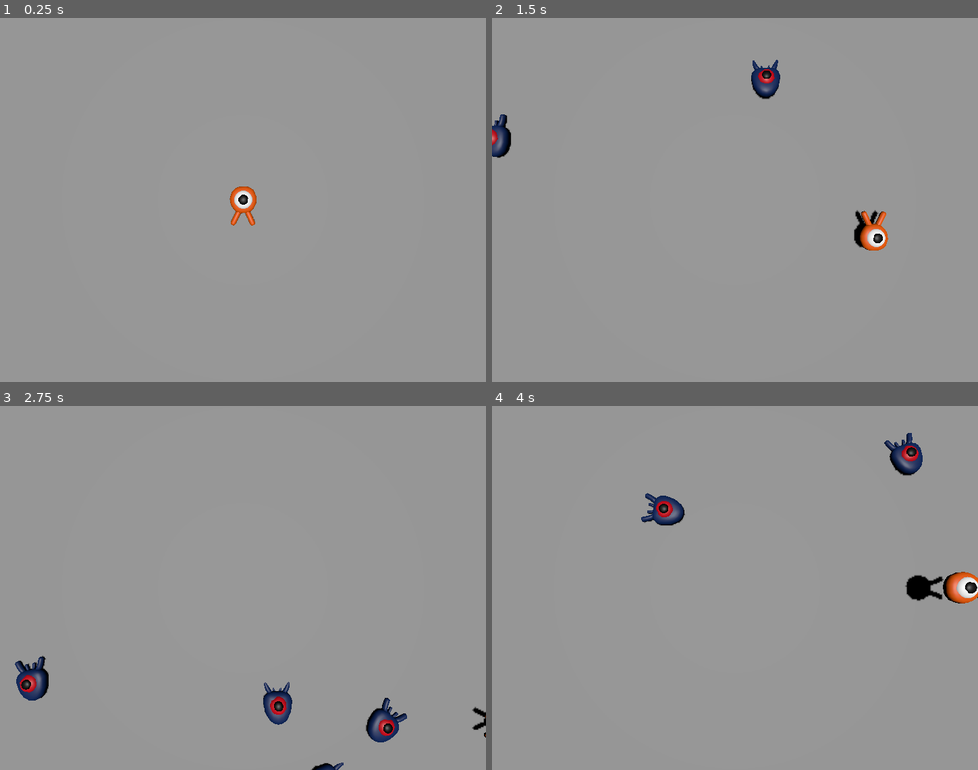
Above: before the commit, frames 1-4 (two rows, left to right).
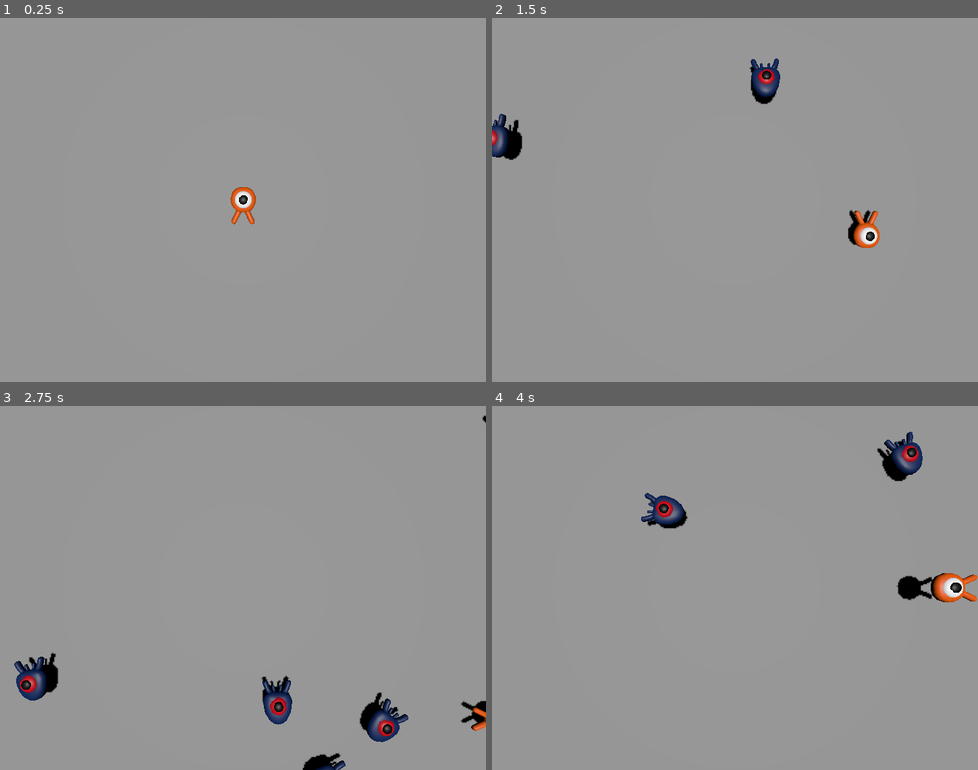
Above: after the commit, the same moments.

Repository: DChristenson/creeps_3d
Game: Godot game, scene res://main.tscn
Same seed, same stepped clock (60 frames per second), same inputs: the game is played once before the commit and once after it. The project has no main scene, so this scene is started directly.
Inputs:
- Up to frame 1 (0.25 s): no input
- Up to frame 2 (1.5 s): tap Enter at 0.5 s; hold D (move_right) 0.53-1.28 s; tap Space (jump) at 0.77 s; hold S (move_back) from 1.28 s (still down)
- Up to frame 3 (2.75 s): tap Space (jump) at 1.52 s; release S (move_back) at 2.03 s; hold D (move_right) from 2.03 s (still down)
- Up to frame 4 (4 s): release D (move_right) at 2.78 s; hold W (move_forward) 2.78-3.53 s; tap Space (jump) at 3.02, 3.77 s; hold A (move_left) from 3.53 s (still down)

The runs differ from the first frame. In frame 1, 0.1% of the frame differs, in the area x 47-53%, y 46-58%; in frame 2, 1.1%; in frame 3, 1.3%; in frame 4, 1.4%, in the area x 30-100%, y 7-55%.

Commit message:
player can now die, mobs no longer spawn when ded

Diff:
--- a/main.gd
+++ b/main.gd
@@ -14,3 +14,7 @@
 	mob.initialize(mob_spawn_loc.position, player_position)
 
 	add_child(mob)
+
+
+func _on_player_hit() -> void:
+	$MobTimer.stop()
--- a/main.tscn
+++ b/main.tscn
@@ -29,7 +29,7 @@
 mob_scene = ExtResource("2_h2yge")
 
 [node name="Ground" type="StaticBody3D" parent="."]
-transform = Transform3D(1, 0, 0, 0, 1, 0, 0, 0, 1, 0, -1, 0)
+transform = Transform3D(1, 0, 0, 0, 1, 0, 0, 0, 1, 0, -2, 0)
 collision_layer = 4
 collision_mask = 0
 
@@ -73,10 +73,11 @@
 curve = SubResource("Curve3D_ig7tw")
 
 [node name="SpawnLocation" type="PathFollow3D" parent="SpawnPath"]
-transform = Transform3D(0.00463384, 0.000359308, -0.999989, -1.45519e-11, 1, 0.000359312, 0.999989, -1.66498e-06, 0.00463384, -20.8314, 0.0112934, -16.536)
+transform = Transform3D(0.0046348, 0.000359307, -0.999989, -2.91038e-11, 1, 0.00035931, 0.999989, -1.6653e-06, 0.0046348, -20.8314, 0.0112934, -16.536)
 
 [node name="MobTimer" type="Timer" parent="."]
 wait_time = 0.5
 autostart = true
 
+[connection signal="hit" from="Player" to="." method="_on_player_hit"]
 [connection signal="timeout" from="MobTimer" to="." method="_on_mob_timer_timeout"]
--- a/mob.gd
+++ b/mob.gd
@@ -14,10 +14,8 @@
 	velocity = Vector3.FORWARD * random_speed
 	velocity = velocity.rotated(Vector3.UP, rotation.y)
 
-
 func _on_visibility_notifier_screen_exited() -> void:
 	queue_free()
-
 
 func squash():
 		squashed.emit()
--- a/player.gd
+++ b/player.gd
@@ -1,4 +1,6 @@
 extends CharacterBody3D
+
+signal hit
 
 @export var speed = 14
 @export var jump_impulse = 20
@@ -48,3 +50,11 @@
 				mob.squash()
 				target_velocity.y = bounce_impulse
 				break
+
+
+func die():
+	hit.emit()
+	queue_free()
+
+func _on_mob_detector_body_entered(body: Node3D) -> void:
+	die()
--- a/player.tscn
+++ b/player.tscn
@@ -1,9 +1,13 @@
-[gd_scene load_steps=4 format=3 uid="uid://b0g7yihvcnpsq"]
+[gd_scene load_steps=5 format=3 uid="uid://b0g7yihvcnpsq"]
 
 [ext_resource type="PackedScene" uid="uid://br3ggfghepl0b" path="res://art/player.glb" id="1_4flbx"]
 [ext_resource type="Script" uid="uid://dkbagwnpauxr3" path="res://player.gd" id="1_onrkg"]
 
 [sub_resource type="SphereShape3D" id="SphereShape3D_onrkg"]
+radius = 1.0
+
+[sub_resource type="CylinderShape3D" id="CylinderShape3D_onrkg"]
+height = 0.5
 radius = 1.0
 
 [node name="Player" type="CharacterBody3D"]
@@ -15,4 +19,16 @@
 [node name="Character" parent="Pivot" instance=ExtResource("1_4flbx")]
 
 [node name="CollisionShape3D" type="CollisionShape3D" parent="."]
+visible = false
 shape = SubResource("SphereShape3D_onrkg")
+
+[node name="MobDetector" type="Area3D" parent="."]
+collision_layer = 0
+collision_mask = 2
+monitorable = false
+
+[node name="CollisionShape" type="CollisionShape3D" parent="MobDetector"]
+transform = Transform3D(1, 0, 0, 0, 1, 0, 0, 0, 1, 0, 0.5, 0)
+shape = SubResource("CylinderShape3D_onrkg")
+
+[connection signal="body_entered" from="MobDetector" to="." method="_on_mob_detector_body_entered"]
